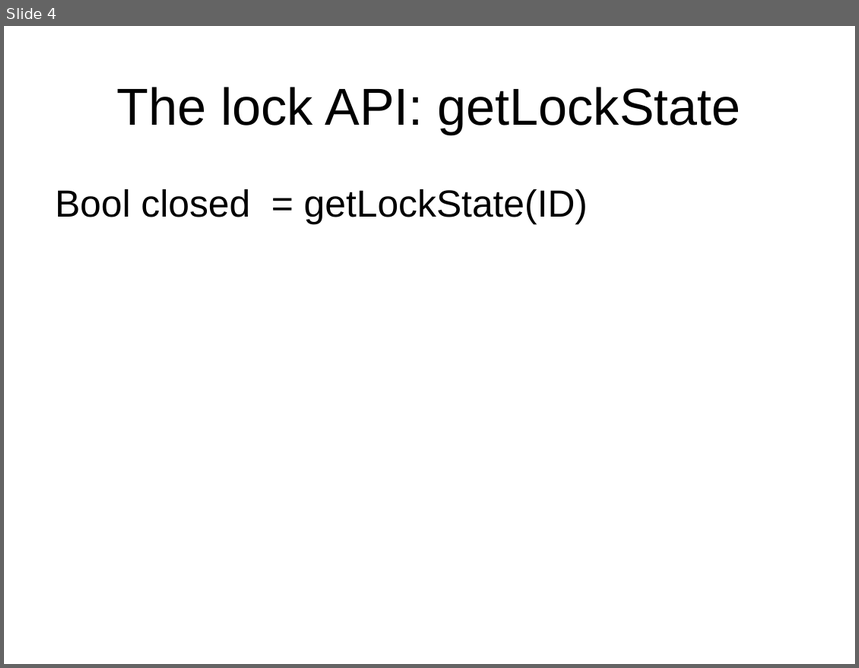
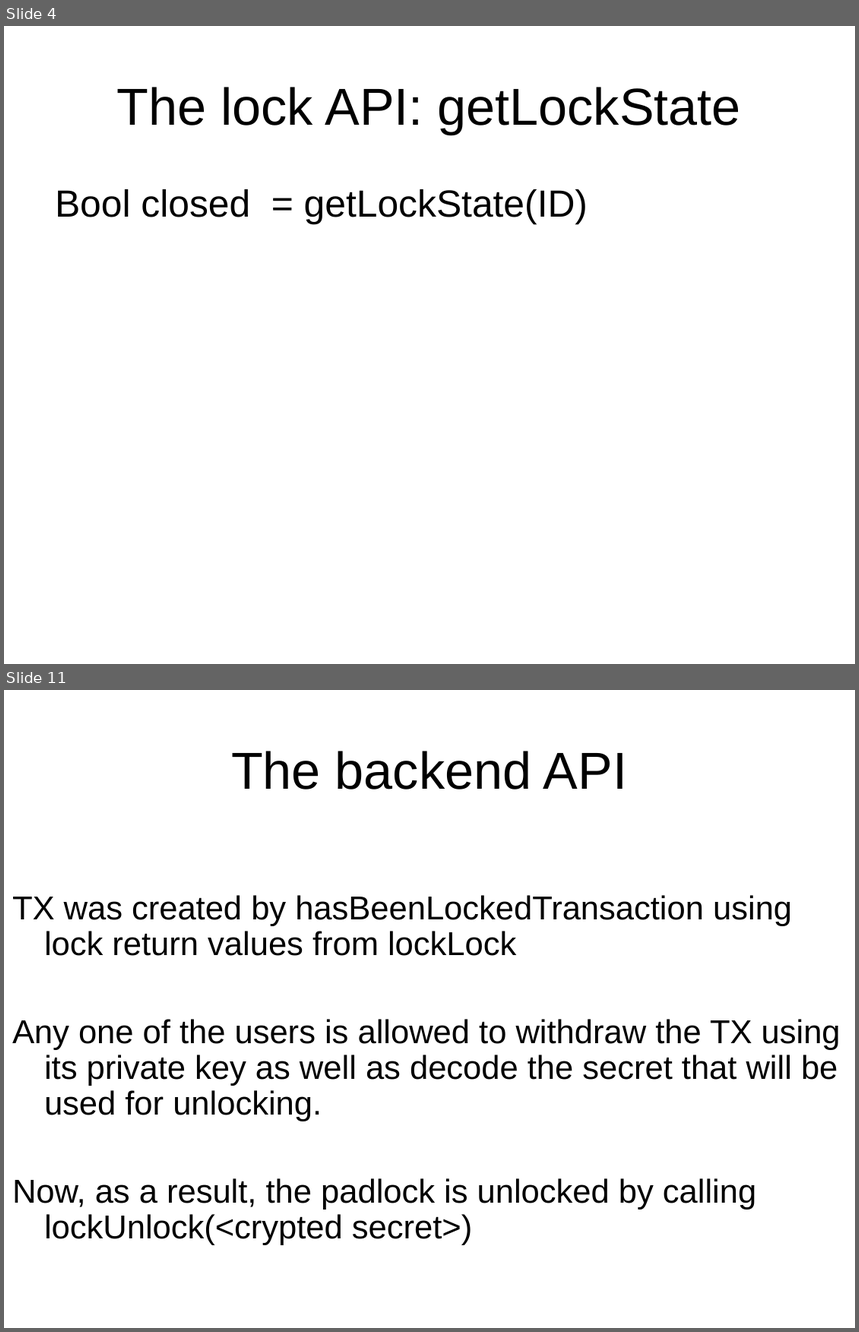
Before and after one commit to blockTeamhackathon/documents, a slide deck: B’Lock.ppt. Shown one above the other, each under a label of ours: slide 4 before the commit, slides 4 and 11 after it; the slides between them are not shown. The pictures are 859x668 and 859x1332 pixels, drawn with LibreOffice and Linux fonts; fonts in the diff are those of the drawing. Boxes give left, top, right and bottom in pixels: in the first picture for what was removed or moved away, otherwise in the second. Text is boxed around its words. In the diff, an @@ line names an element or a change of style, - is before the commit and + after.

Commit message:
V2 with the backend API

```diff
--- a/B’Lock.ppt
+++ b/B’Lock.ppt
@@ slide 11 added at (4,690,855,1328), background #FFFFFF @@
@@ title added at (231,751,627,790), 44 pt, text #000000 @@
+The backend API
@@ text added at (12,895,841,1246), 28 pt, text #000000 @@
+TX was created by hasBeenLockedTransaction using lock return values from lockLock
+Any one of the users is allowed to withdraw the TX using its private key as well as decode the secret that will be used for unlocking.
+Now, as a result, the padlock is unlocked by calling lockUnlock(<crypted secret>)
```
Also in this commit, not shown: 4 slides changed, 4 other slides added.
